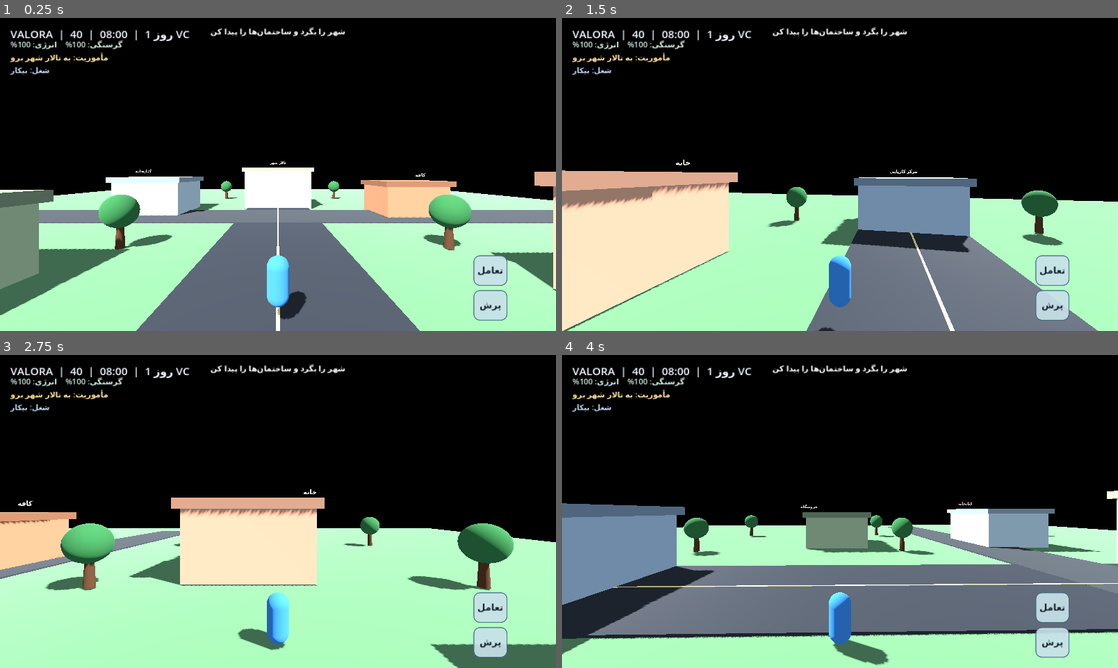
Above: before the commit, frames 1-4 (two rows, left to right).
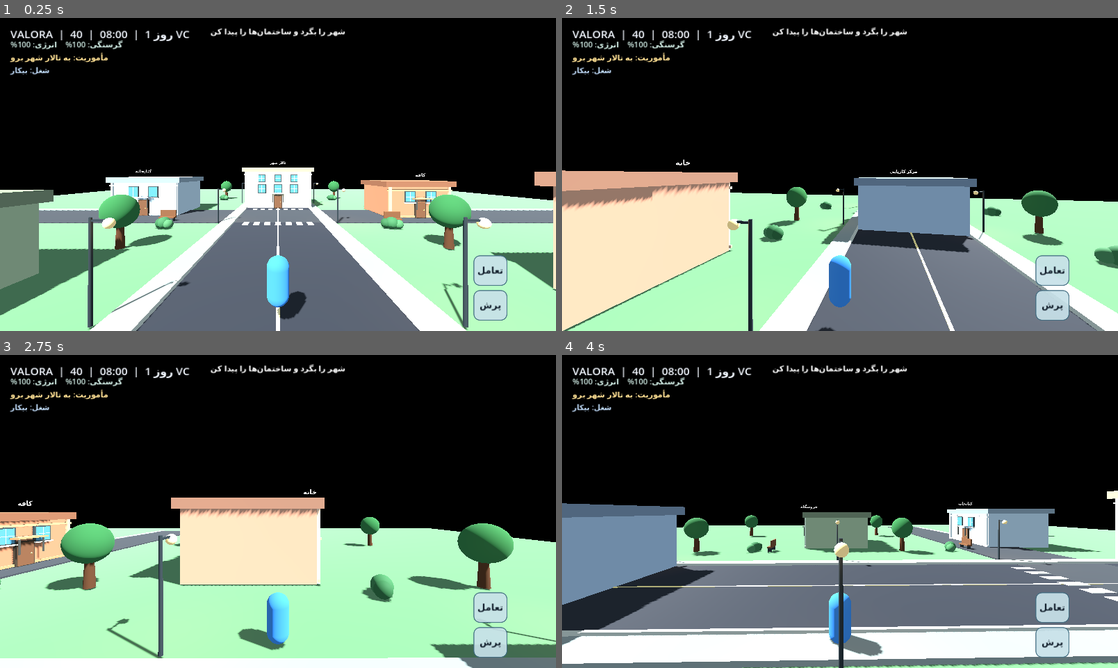
Above: after the commit, the same moments.

Repository: matin8888rb-lab/MY-TOMORROW
Game: Godot game, scene res://scenes/main.tscn
The game is run twice, just before and just after one commit, with the same random seed, the same clock (stepped at 60 frames per second) and the same inputs.
Inputs:
- Up to frame 1 (0.25 s): no input
- Up to frame 2 (1.5 s): hold D (move_right) 0.53-1.28 s; tap E (interact) at 0.6, 1.35 s; tap Space (jump) at 0.77 s; hold S (move_back) from 1.28 s (still down)
- Up to frame 3 (2.75 s): tap Space (jump) at 1.52 s; release S (move_back) at 2.03 s; hold D (move_right) from 2.03 s (still down); tap E (interact) at 2.1 s
- Up to frame 4 (4 s): release D (move_right) at 2.78 s; hold W (move_forward) 2.78-3.53 s; tap E (interact) at 2.85, 3.6 s; tap Space (jump) at 3.02, 3.77 s; hold A (move_left) from 3.53 s (still down)

The runs differ from the first frame. In frame 1, 6.8% of the frame differs, in the area x 7-100%, y 49-100%; in frame 2, 4.4%; in frame 3, 5.2%; in frame 4, 14%, in the area x 0-100%, y 45-100%.

Commit message:
Apply mobile-friendly town visual upgrade

Diff:
--- a/scripts/main.gd
+++ b/scripts/main.gd
@@ -1,6 +1,7 @@
 extends Node3D
 
 const PlayerController = preload("res://scripts/player.gd")
+const VisualUpgrade = preload("res://scripts/visual_upgrade.gd")
 var player: CharacterBody3D
 var status_label: Label
 var quest_label: Label
@@ -24,6 +25,7 @@
 func _ready() -> void:
 	_load_game()
 	_build_world()
+	VisualUpgrade.apply(self)
 	_build_player()
 	_build_hud()
 	_update_hud()
